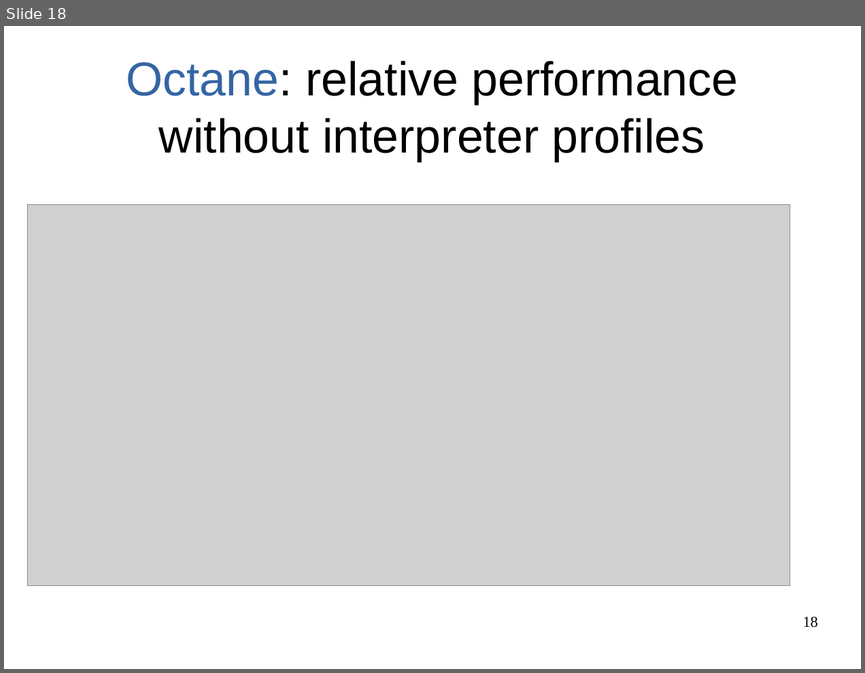
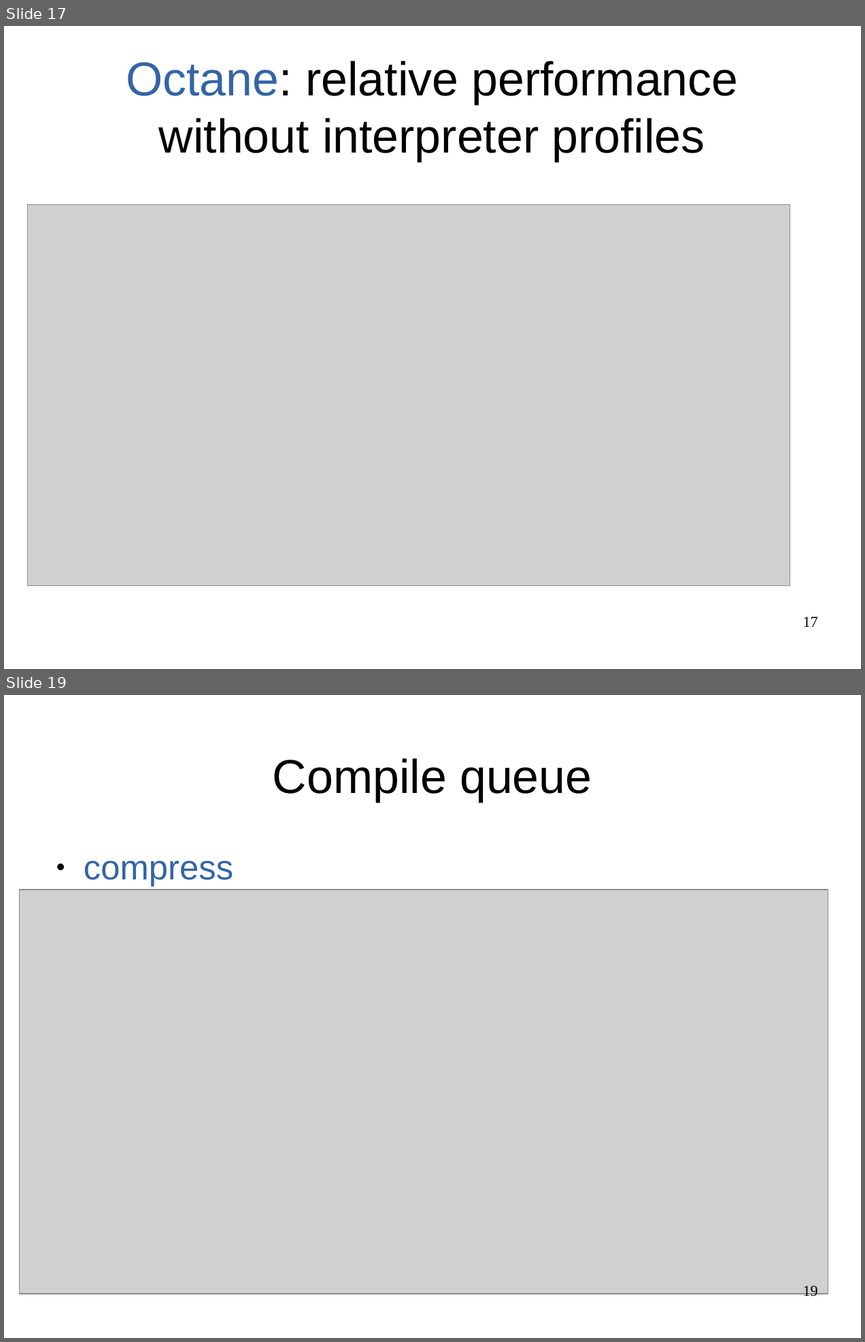
Before and after one commit to mohlerm/hotspot, a slide deck: presentation/profile_caching_mohlerm_presentation.odp. Shown one above the other, each under a label of ours: slide 18 before the commit, slides 17 and 19 after it; the slides between them are not shown. The pictures are 865x673 and 865x1342 pixels, drawn with LibreOffice and Linux fonts; fonts in the diff are those of the drawing; grey boxes stand for pictures. Boxes give left, top, right and bottom in pixels: in the first picture for what was removed or moved away, otherwise in the second. Text is boxed around its words. In the diff, an @@ line names an element or a change of style, - is before the commit and + after.

```diff
--- a/presentation/profile_caching_mohlerm_presentation.odp
+++ b/presentation/profile_caching_mohlerm_presentation.odp
@@ slide 19 added at <box>4,695,861,1338</box>, background #FFFFFF @@
@@ title added at <box>273,758,592,802</box>, 44 pt, text #000000 @@
+Compile queue
@@ text added at <box>84,860,233,887</box>, 32 pt, text #3465A4 @@
+● compress
@@ picture added at <box>20,889,828,1293</box> @@
@@ page number added at <box>803,1285,818,1299</box>, 14 pt, text #000000 @@
+19
@@ what was slide 18 is now slide 17 @@
@@ page number at <box>803,616,818,626</box>: text changed @@
-18
+17
```
Also in this commit, not shown: 2 slides changed, 3 other slides added, 1 slide removed, 4 other files.
